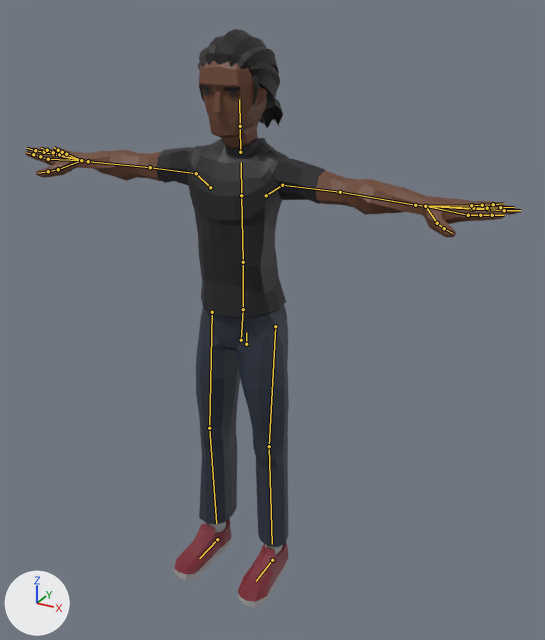
Two versions of the glTF model js/models/avatars/club-crowd-m1.glb, one commit apart.
Rendered twice from a camera (50 mm lens) standing at (1.183, -1.997, 1.961) and looking at (0.114, -0.053, 0.989). Every picture has the same lights, and +X, +Y and +Z are marked at lower left. The first picture is the older version. The bones that change, and the others that lie on the model, are drawn over the model as lines.

In view in the first picture: 'Casual2_Body'.
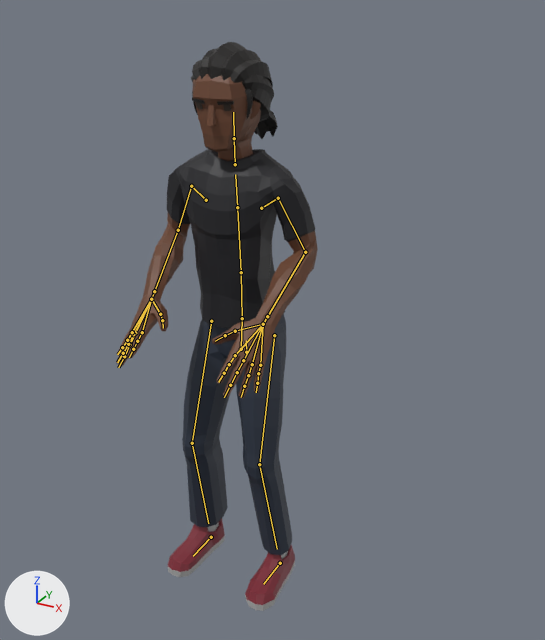
The newer file adds an action. The first version stands in its rest pose; the second is drawn at frame 18 of the action 'Groove_Bounce'.

Where the change shows, as pixel boxes (x1, y1, x2, y2) in the pictures (545 x 640 px):
'Casual2_Body', posed (59% narrower): before (25, 29, 520, 608); after (116, 42, 318, 611)
bone 'Body', root to tip: before (246, 344) to (246, 332); after (246, 352) to (246, 340)
bone 'Head', root to tip: before (240, 126) to (239, 99); after (234, 138) to (233, 112)
bone 'UpperArm.L', root to tip: before (282, 185) to (340, 192); after (278, 198) to (305, 252)
bone 'LowerArm.L', root to tip: before (340, 192) to (415, 205); after (305, 252) to (267, 316)
bone 'Wrist.L', root to tip: before (415, 205) to (425, 206); after (267, 316) to (263, 324)
bone 'UpperArm.R', root to tip: before (196, 173) to (150, 167); after (191, 186) to (178, 230)
bone 'LowerArm.R', root to tip: before (150, 167) to (88, 161); after (178, 230) to (154, 291)
bone 'Wrist.R', root to tip: before (88, 161) to (81, 160); after (154, 291) to (151, 299)
bone 'UpperLeg.L', root to tip: before (275, 326) to (269, 446); after (274, 335) to (259, 464)
bone 'LowerLeg.L', root to tip: before (269, 446) to (272, 544); after (259, 464) to (277, 549)
bone 'UpperLeg.R', root to tip: before (212, 312) to (209, 428); after (211, 321) to (192, 443)
bone 'LowerLeg.R', root to tip: before (209, 428) to (216, 523); after (192, 443) to (208, 523)
bone 'Foot.L', root to tip: before (272, 560) to (256, 581); after (280, 563) to (263, 584)
bone 'Foot.R', root to tip: before (217, 539) to (199, 558); after (211, 537) to (193, 556)

The change in detail:
Bone 'Body' (bone_body) moves from (0.0, 0.0, 0.0) to (0.0, -0.03, 0.0).
Bone 'Body' (bone_body) turns from (0, 0, 0) to (3, 0, 0) degrees about its own x, y and z.
Bone 'Head' (bone_head) turns from (0, 0, 0) to (-1, 0, 0) degrees about its own x, y and z.
Bone 'UpperArm.L' (bone_upperarm_l) turns from (0, 0, 0) to (-64, 2, 8) degrees about its own x, y and z.
Bone 'LowerArm.L' (bone_lowerarm_l) turns from (0, 0, 0) to (-34, 32, -75) degrees about its own x, y and z.
Bone 'Wrist.L' (bone_wrist_l) turns from (0, 0, 0) to (-1, -2, -4) degrees about its own x, y and z.
Bone 'UpperArm.R' (bone_upperarm_r) turns from (0, 0, 0) to (-64, -2, -8) degrees about its own x, y and z.
Bone 'LowerArm.R' (bone_lowerarm_r) turns from (0, 0, 0) to (-34, -32, 75) degrees about its own x, y and z.
Bone 'Wrist.R' (bone_wrist_r) turns from (0, 0, 0) to (-1, 2, 4) degrees about its own x, y and z.
Bone 'UpperLeg.L' (bone_upperleg_l) turns from (0, 0, 0) to (-2, 0, 15) degrees about its own x, y and z.
Bone 'LowerLeg.L' (bone_lowerleg_l) turns from (0, 0, 0) to (22, 1, 0) degrees about its own x, y and z.
Bone 'UpperLeg.R' (bone_upperleg_r) turns from (0, 0, 0) to (-2, 0, -15) degrees about its own x, y and z.
Bone 'LowerLeg.R' (bone_lowerleg_r) turns from (0, 0, 0) to (22, -1, 0) degrees about its own x, y and z.
Bone 'Foot.L' (bone_foot_l) moves from (0.0, 0.0, 0.0) to (0.03, 0.0, 0.0).
Bone 'Foot.R' (bone_foot_r) moves from (0.0, 0.0, 0.0) to (-0.03, 0.0, 0.0).
